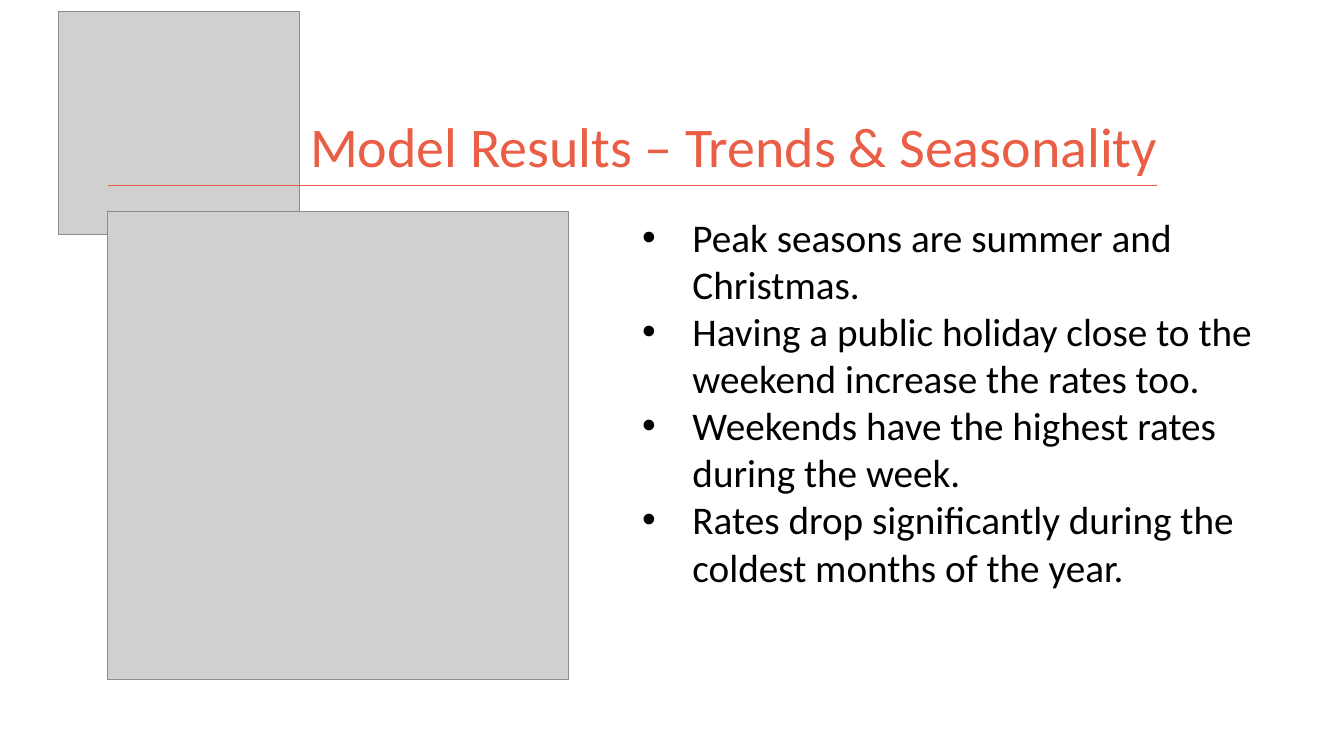
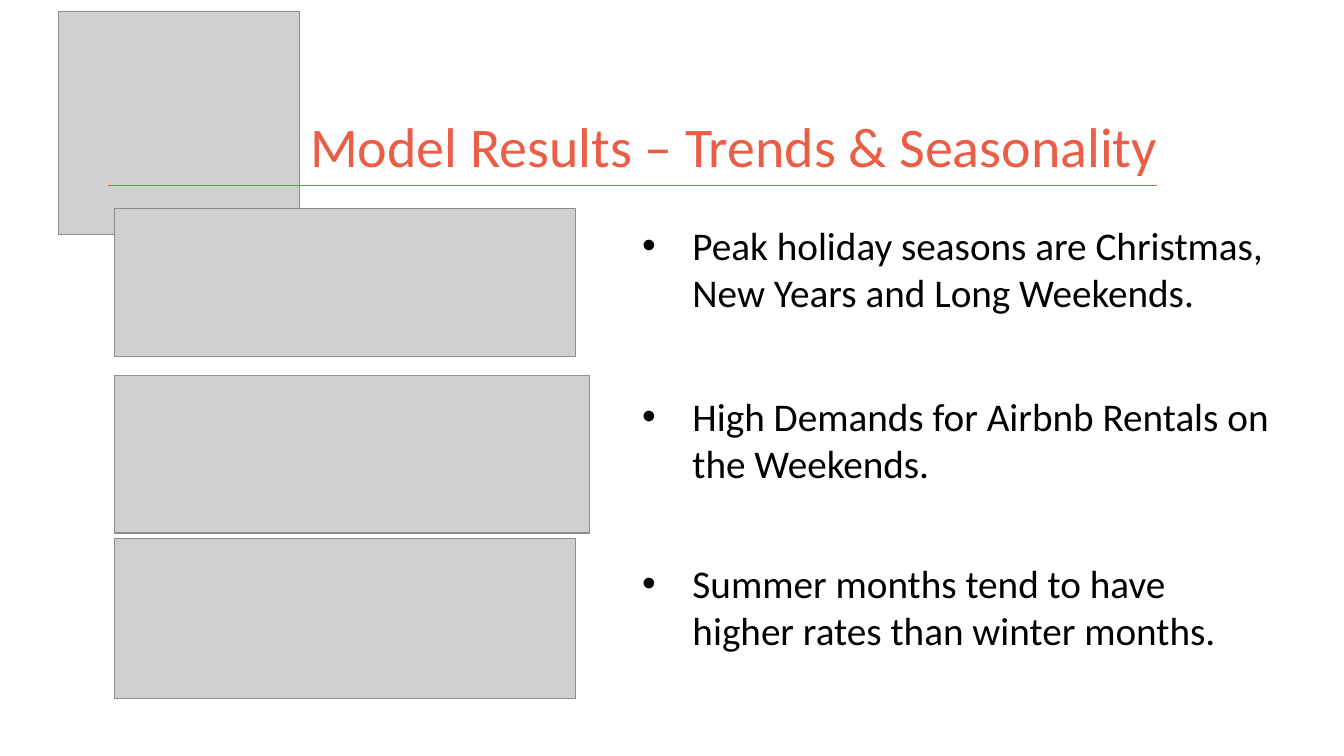
Before and after one commit to kman4/AirbnbPredictions, a slide deck: slide 20 of Airbnb Price Predictions (Model).pptx. Drawn at 1344x756 pixels with LibreOffice and Linux fonts; fonts in the diff are those of the drawing; grey boxes stand for pictures. Boxes give left, top, right and bottom in pixels: in the first picture for what was removed or moved away, otherwise in the second. Text is boxed around its words. In the diff, an @@ line names an element or a change of style, - is before the commit and + after.

Commit message:
test prophet with holidays for 1 year & update power point

```diff
--- a/Airbnb Price Predictions (Model).pptx
+++ b/Airbnb Price Predictions (Model).pptx
@@ picture: place and size @@
-picture at (108, 212, 569, 680)
+picture at (114, 209, 575, 357)
@@ text at (692, 232, 1263, 314): text changed @@
-• Peak seasons are summer and Christmas.
-• Having a public holiday close to the weekend increase the rates too.
-• Weekends have the highest rates during the week.
-• Rates drop significantly during the coldest months of the year.
+• Peak holiday seasons are Christmas, New Years and Long Weekends.
@@ picture added at (114, 376, 589, 533) @@
@@ text added at (692, 403, 1268, 479), 28 pt, text #000000 @@
+• High Demands for Airbnb Rentals on the Weekends.
@@ picture added at (114, 539, 575, 700) @@
@@ text added at (692, 570, 1215, 652), 28 pt, text #000000 @@
+• Summer months tend to have higher rates than winter months.
```
Also in this commit, not shown: 4 other slides changed, 2 other files.
